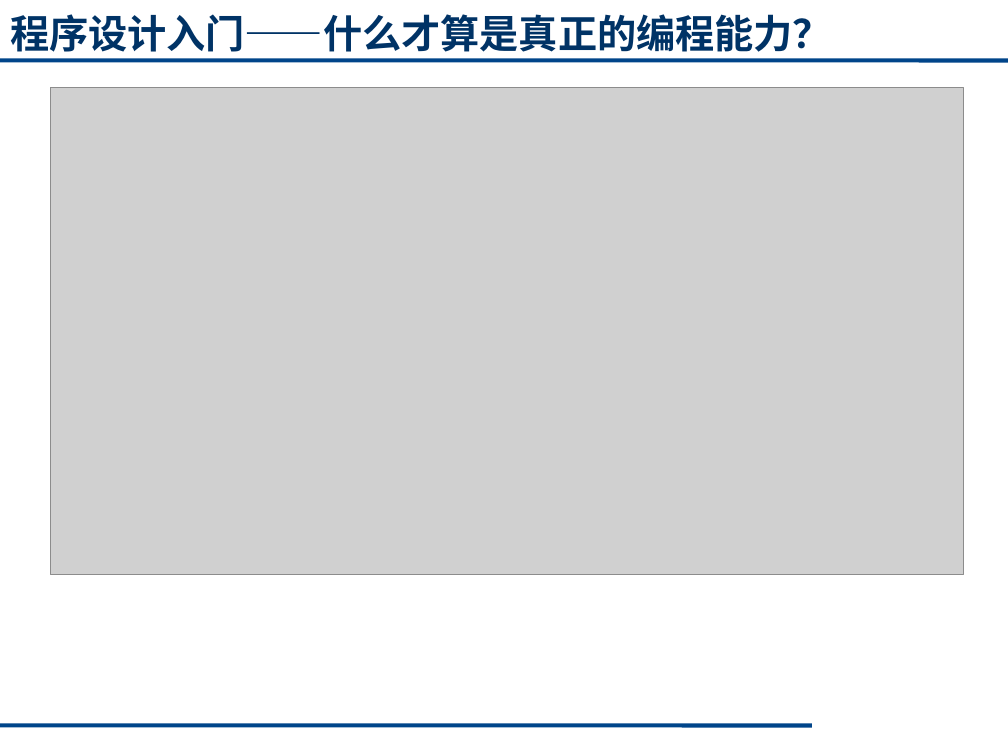
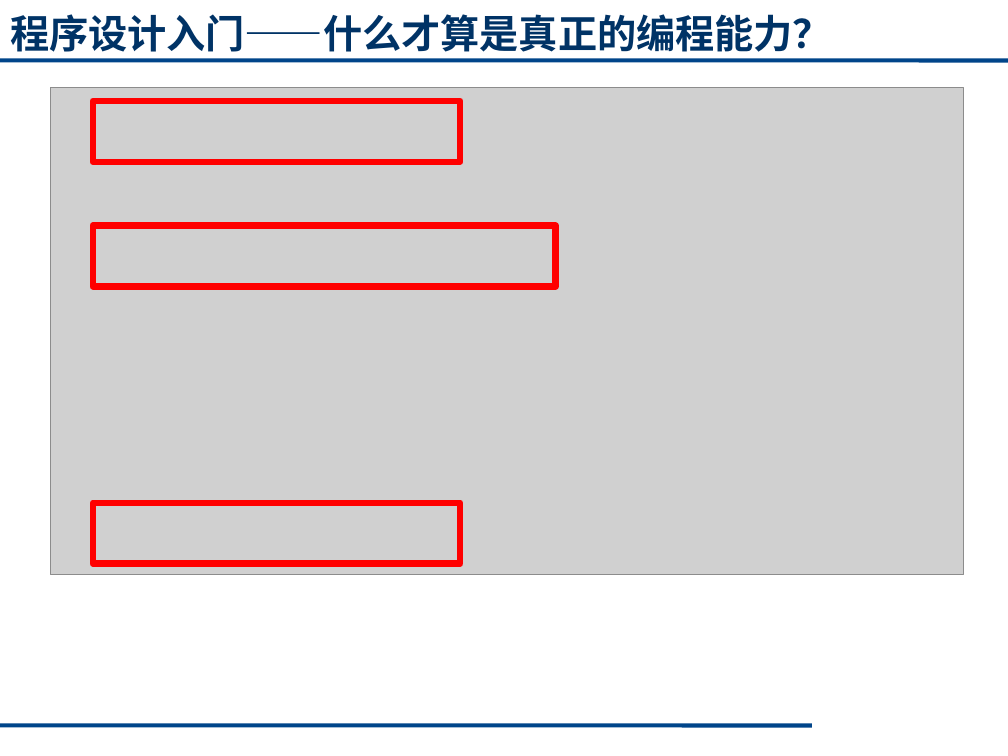
Before and after one commit to cugwhp/OOPCPP, a slide deck: slide 16 of 02. PPT/Fall/C++_绪论1.pptx (slide 17 before the commit). Drawn at 1008x756 pixels with LibreOffice and Linux fonts; fonts in the diff are those of the drawing; grey boxes stand for pictures. Boxes give left, top, right and bottom in pixels: in the first picture for what was removed or moved away, otherwise in the second. Text is boxed around its words. In the diff, an @@ line names an element or a change of style, - is before the commit and + after.

```diff
--- a/02. PPT/Fall/C++_绪论1.pptx
+++ b/02. PPT/Fall/C++_绪论1.pptx
@@ rectangle added at box(93, 101, 460, 162), outline #FF0000 4.5 pt @@
@@ rectangle added at box(93, 226, 555, 287), outline #FF0000 4.5 pt @@
@@ rectangle added at box(93, 503, 460, 564), outline #FF0000 4.5 pt @@
```
Also in this commit, not shown: 8 other slides changed, 2 slides added, 3 slides removed, 1 other file.
